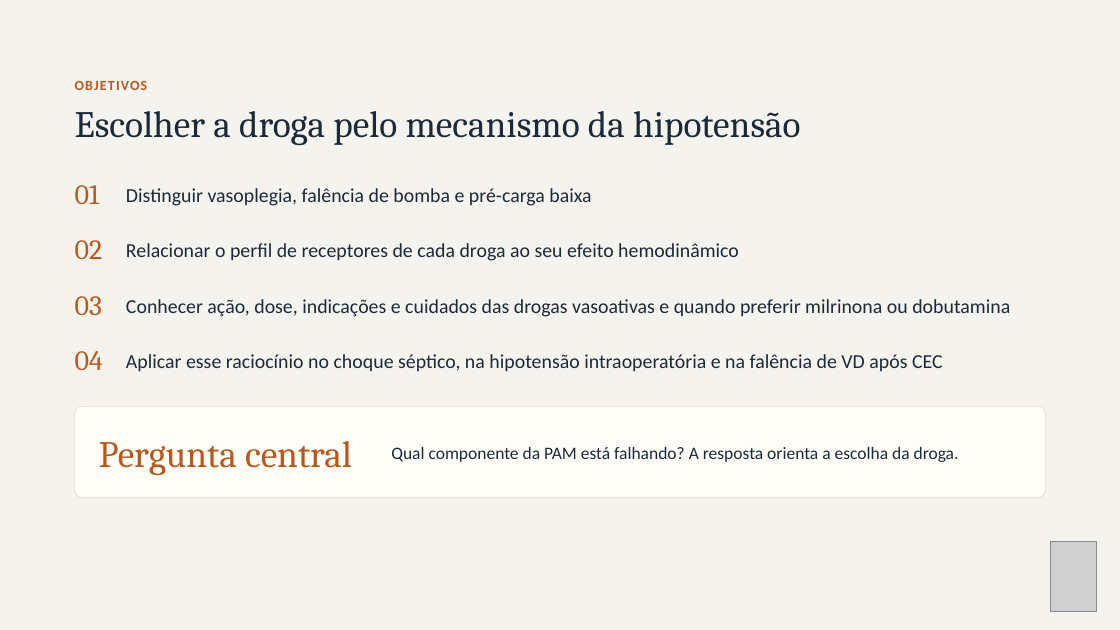
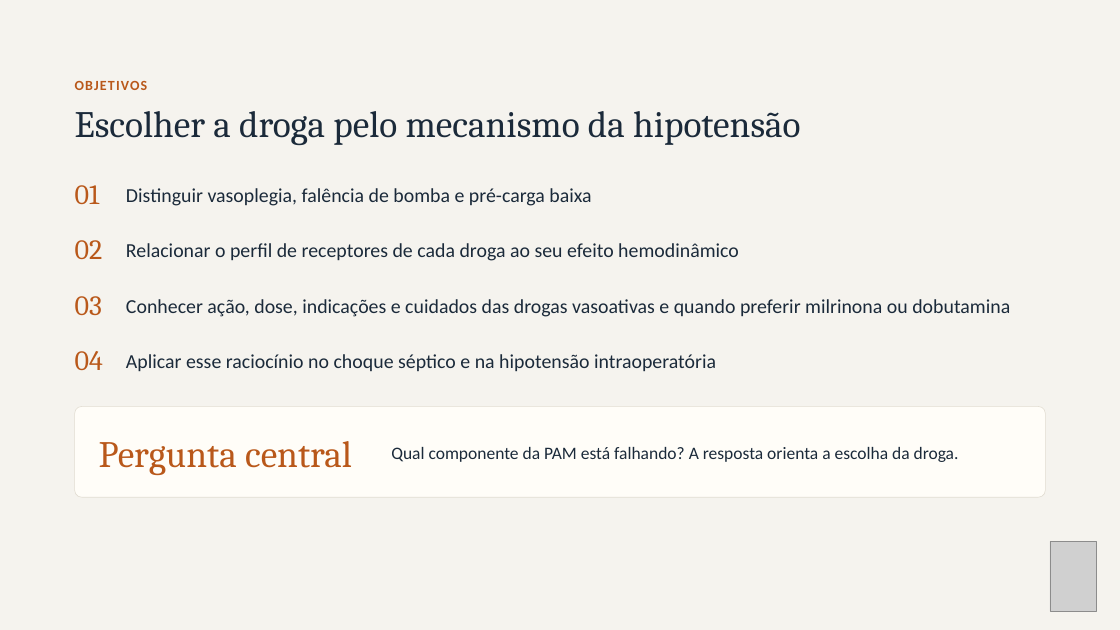
Before and after one commit to brunomoraesdubois-bit/Bruno, a slide deck: slide 2 of apresentacao/Aminas_Vasoativas.pptx. Drawn at 1120x630 pixels with LibreOffice and Linux fonts; fonts in the diff are those of the drawing; grey boxes stand for pictures. Boxes give left, top, right and bottom in pixels: in the first picture for what was removed or moved away, otherwise in the second. Text is boxed around its words. In the diff, an @@ line names an element or a change of style, - is before the commit and + after.

```diff
--- a/apresentacao/Aminas_Vasoativas.pptx
+++ b/apresentacao/Aminas_Vasoativas.pptx
@@ text at [126,354,716,372]: text changed @@
-Aplicar esse raciocínio no choque séptico, na hipotensão intraoperatória e na falência de VD após CEC
+Aplicar esse raciocínio no choque séptico e na hipotensão intraoperatória
```
Also in this commit, not shown: 5 other slides changed, 1 slide removed, 29 other files.
